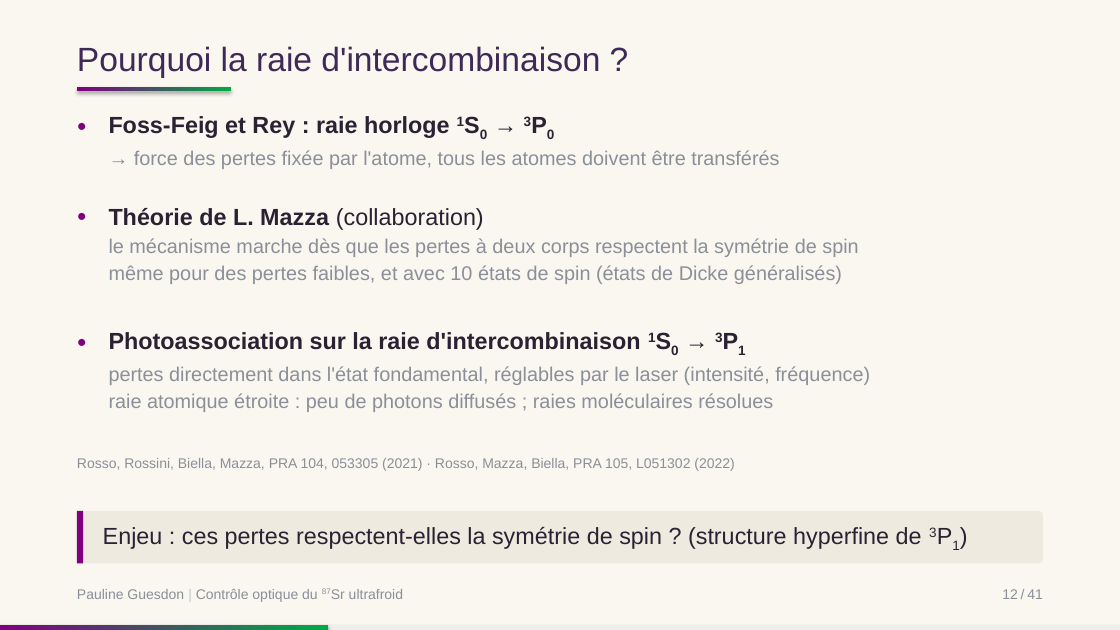
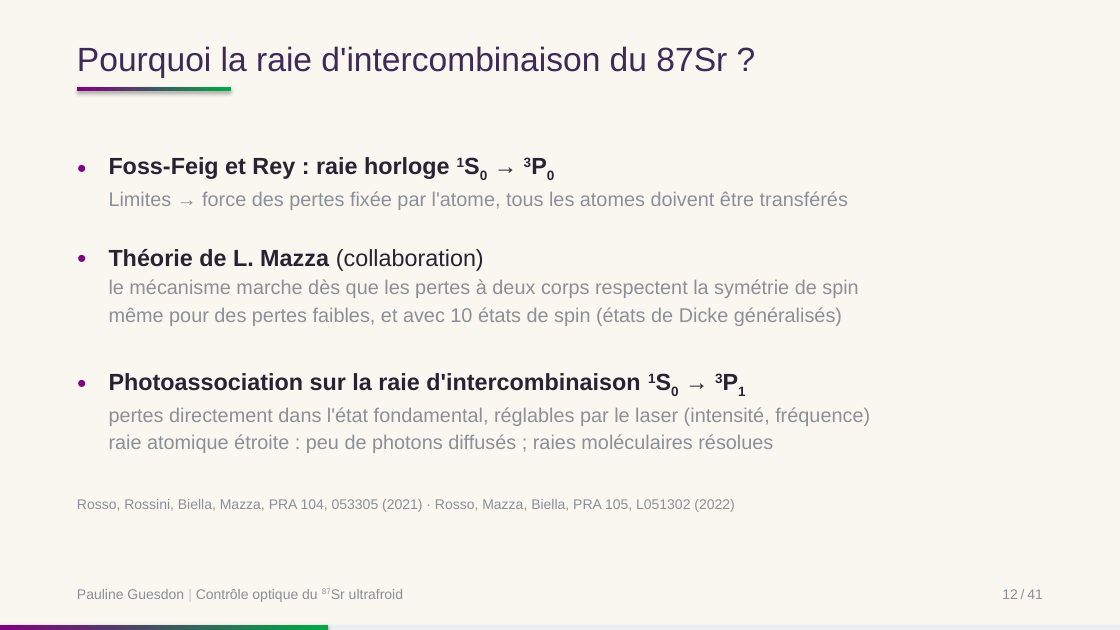
Before and after one commit to PaulineGuesdon/Inchallah-lui-il-marche, a slide deck: slide 15 of Soutenance/soutenance.pptx. Drawn at 1120x630 pixels with LibreOffice and Linux fonts; fonts in the diff are those of the drawing. Boxes give left, top, right and bottom in pixels: in the first picture for what was removed or moved away, otherwise in the second. Text is boxed around its words. In the diff, an @@ line names an element or a change of style, - is before the commit and + after.

```diff
--- a/Soutenance/soutenance.pptx
+++ b/Soutenance/soutenance.pptx
@@ text at box(77, 46, 727, 77): text changed @@
-Pourquoi la raie d'intercombinaison ?
+Pourquoi la raie d'intercombinaison du 87Sr ?
@@ 4 texts: place and size @@
-4 texts at box(77, 116, 870, 471)
+4 texts at box(77, 157, 870, 512)
@@ text at box(109, 191, 848, 210): text changed @@
-→ force des pertes fixée par l'atome, tous les atomes doivent être transférés
+Limites → force des pertes fixée par l'atome, tous les atomes doivent être transférés
@@ rounded rectangle removed at box(77, 511, 1044, 563) @@
-Enjeu : ces pertes respectent-elles la symétrie de spin ? (structure hyperfine de 3P1)
@@ rectangle removed at box(77, 511, 83, 563) @@
```
Also in this commit, not shown: 1 other slide changed, 1 slide removed.
